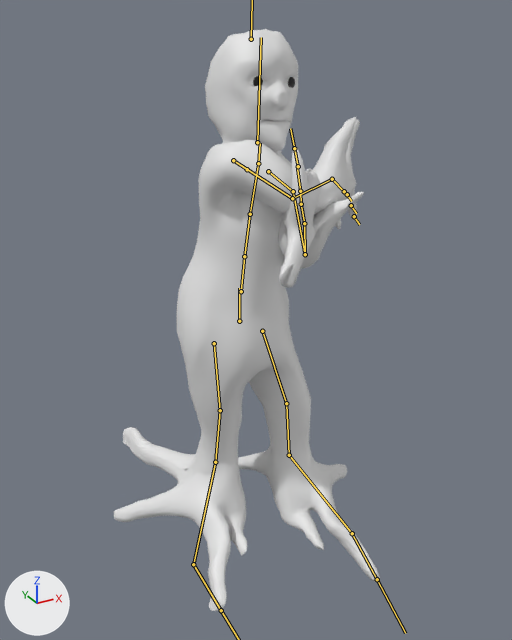
Before and after pictures for a commit that changed the FBX model Assets/Animations/Character/Inactive.fbx.
The view is the same before and after, from a camera (50 mm lens) standing at (-1.21, -2.3, 2.16) and looking at (0.06, 0.01, 1.01). The lights are fixed; the arrows at lower left show +X, +Y and +Z. Both versions are drawn at frame 43 of the action 'mixamo.com'; the numbers are the values there. The bones that bend it are drawn over the model as lines.

Names of what the first picture shows: 'Do_Eksportu'.
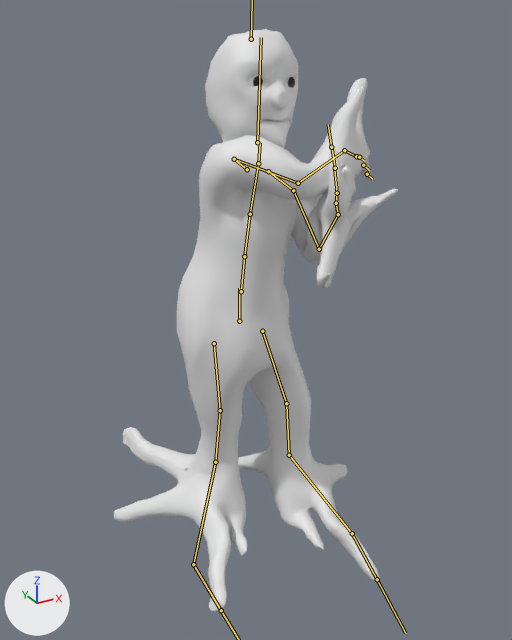
Pixel boxes [x1, y1, x2, y2] of what changed, in the pictures (512 x 640 px):
'Do_Eksportu', posed (7% wider)
    before: [114, 29, 380, 611]
    after: [114, 29, 398, 611]
bone 'mixamorig:LeftShoulder', root to tip
    before: (268, 171) to (293, 191)
    after: (268, 171) to (293, 190)
bone 'mixamorig:LeftArm', root to tip
    before: (293, 191) to (305, 254)
    after: (293, 190) to (319, 249)
bone 'mixamorig:LeftForeArm', root to tip
    before: (305, 254) to (304, 223)
    after: (319, 249) to (338, 214)
bone 'mixamorig:LeftHand', root to tip
    before: (304, 223) to (301, 204)
    after: (338, 214) to (336, 203)
bone 'mixamorig:RightShoulder', root to tip
    before: (247, 169) to (233, 160)
    after: (247, 169) to (234, 159)
bone 'mixamorig:RightArm', root to tip
    before: (233, 160) to (292, 198)
    after: (234, 159) to (298, 183)
bone 'mixamorig:RightForeArm', root to tip
    before: (292, 198) to (332, 179)
    after: (298, 183) to (344, 150)
bone 'mixamorig:RightHand', root to tip
    before: (332, 179) to (344, 191)
    after: (344, 150) to (356, 156)

The change in detail:
Bone 'mixamorig:LeftShoulder' (bone_mixamorig_leftshoulder) turns from (9, 12, 25) to (6, 12, 25) degrees about its own x, y and z.
Bone 'mixamorig:LeftArm' (bone_mixamorig_leftarm) turns from (53, -1, 18) to (42, -1, 17) degrees about its own x, y and z.
Bone 'mixamorig:LeftForeArm' (bone_mixamorig_leftforearm) turns from (-7, -1, 118) to (-25, -12, 119) degrees about its own x, y and z.
Bone 'mixamorig:LeftHand' (bone_mixamorig_lefthand) turns from (54, -122, -46) to (26, -116, -36) degrees about its own x, y and z.
Bone 'mixamorig:RightShoulder' (bone_mixamorig_rightshoulder) turns from (-38, -14, -9) to (-40, -14, -9) degrees about its own x, y and z.
Bone 'mixamorig:RightArm' (bone_mixamorig_rightarm) turns from (10, 42, -89) to (-2, 44, -88) degrees about its own x, y and z.
Bone 'mixamorig:RightForeArm' (bone_mixamorig_rightforearm) turns from (-2, 4, -85) to (-13, 17, -85) degrees about its own x, y and z.
Bone 'mixamorig:RightHand' (bone_mixamorig_righthand) turns from (-3, -28, 24) to (2, -31, 14) degrees about its own x, y and z.
